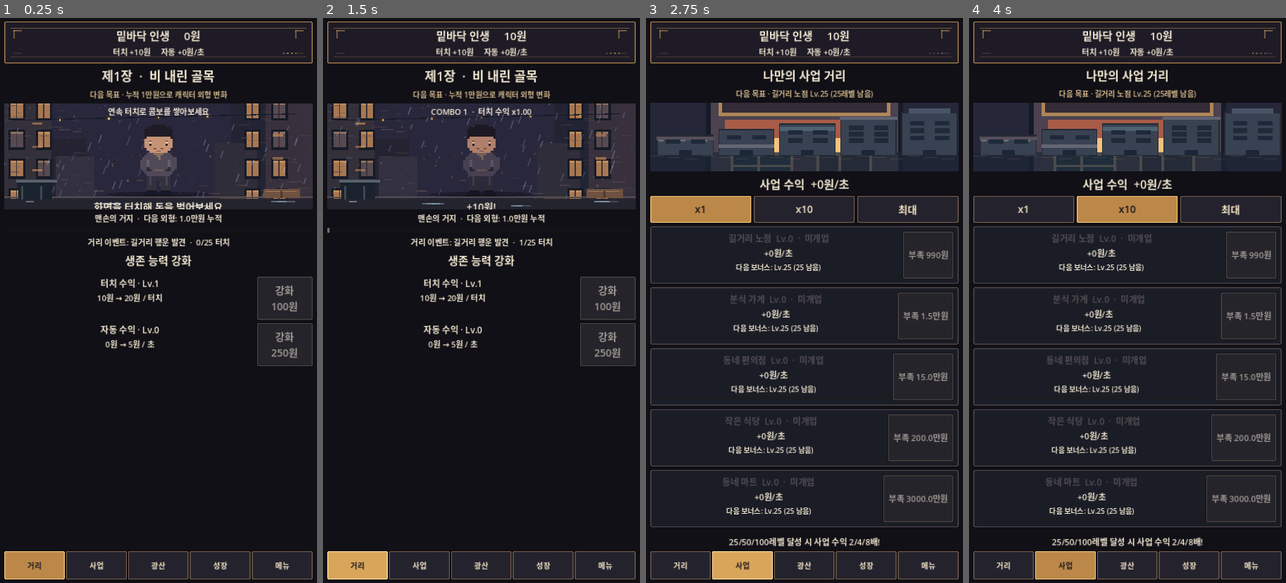
Above: before the commit, frames 1-4 (left to right).
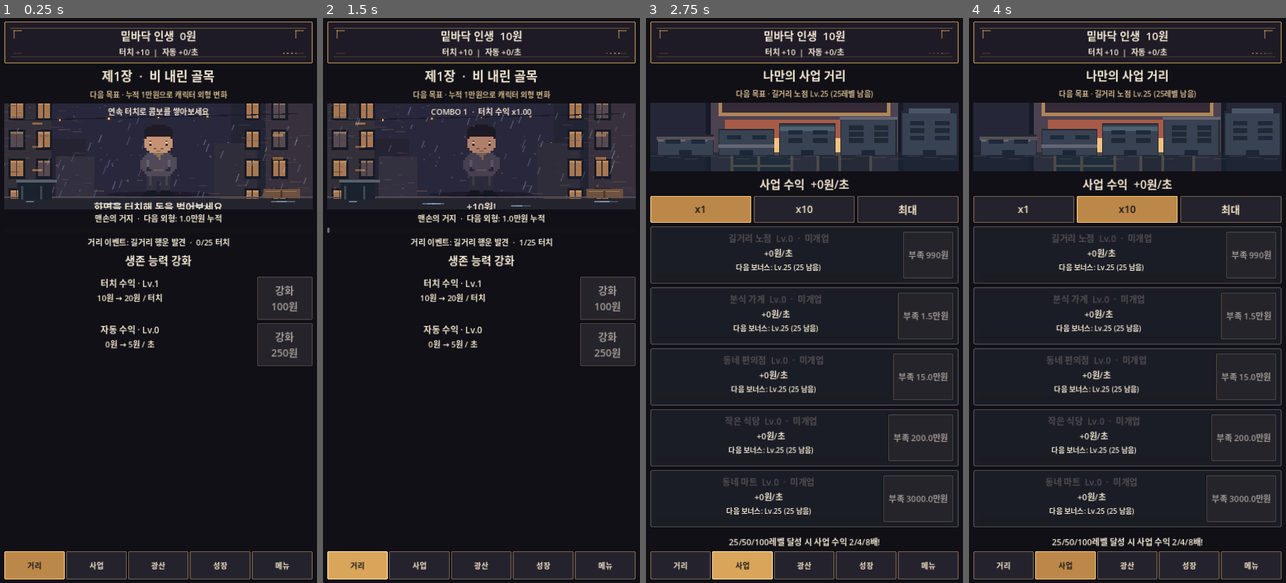
Above: after the commit, the same moments.

Repository: sungpil987/BottomLife-Reborn
Game: Godot game, scene res://scenes/Main.tscn
The game is run twice, just before and just after one commit, with the same random seed, the same clock (stepped at 60 frames per second) and the same inputs.
Inputs (mouse positions are in pixels of both pictures, inside the frame that each line leads up to):
- Up to frame 1 (0.25 s): no input
- Up to frame 2 (1.5 s): click (481, 153) at 0.5 s; click "거리" at 1.25 s
- Up to frame 3 (2.75 s): click "사업" at 2 s
- Up to frame 4 (4 s): click "x1" at 2.75 s; click "x10" at 3.5 s

The runs differ from the first frame. In frame 1, 0.6% of the frame differs, in the area x 35-65%, y 2-7%; in frame 2, 0.6%; in frame 3, 0.6%; in frame 4, 0.6%.

Commit message:
v8.0 responsive narrow-phone HUD and long-play Korean currency formatting

Diff:
--- a/scripts/main.gd
+++ b/scripts/main.gd
@@ -340,7 +340,8 @@
 	return button
 
 func compact_screen() -> bool:
-	return get_viewport_rect().size.y < 760.0
+	var viewport_size: Vector2 = get_viewport_rect().size
+	return viewport_size.y < 760.0 or viewport_size.x < 390.0
 
 func build_ui() -> void:
 	var compact: bool = compact_screen()
@@ -1075,12 +1076,16 @@
 func refresh_header() -> void:
 	if header == null:
 		return
-	var next_text := "밑바닥 인생     %s원" % number(money)
+	var next_text := "밑바닥 인생  %s원" % number(money)
 	if header.text != next_text:
 		header.text = next_text
-	income_label.text = "터치 +%s원     자동 +%s원/초" % [number(float(tap_level) * 10.0 * prestige_multiplier()), number(total_auto_income() * prestige_multiplier())]
+	income_label.text = "터치 +%s  |  자동 +%s/초" % [number(float(tap_level) * 10.0 * prestige_multiplier()), number(total_auto_income() * prestige_multiplier())]
 
 func number(n: float) -> String:
+	if n >= 100000000000000000000.0:
+		return "%.2f해" % (n / 100000000000000000000.0)
+	if n >= 10000000000000000.0:
+		return "%.2f경" % (n / 10000000000000000.0)
 	if n >= 1000000000000.0:
 		return "%.2f조" % (n / 1000000000000.0)
 	if n >= 100000000.0:
